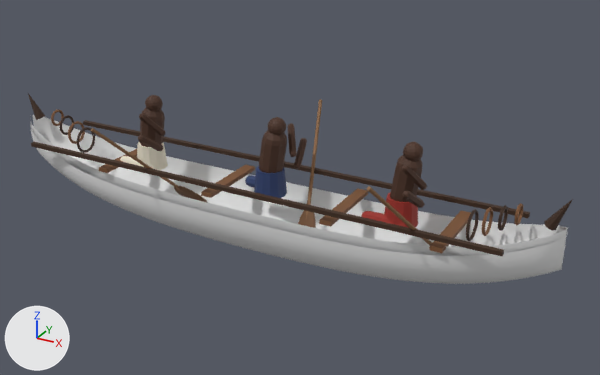
A saved change to the glTF model public/showcase/models/canoe.glb.
Both versions are drawn from a 50 mm lens placed at (4.97, -7.94, 4.58), pointed at (0.48, 0.23, 0.5). The axes (+X, +Y, +Z) are drawn at lower left. The lights are the same throughout. The older version comes first. Where no turn or scale is listed for an object, it has been applied to the vertices. Vertices at exactly the same position are counted once.

The first picture shows 'carving', 'hull', 'paddlers'.
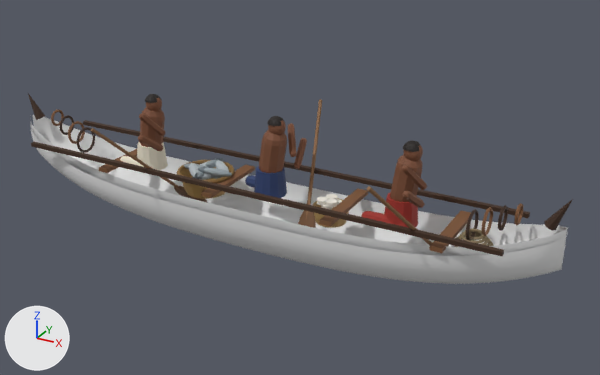
Boxes [x1, y1, x2, y2] around the edits, measured in the pictures (600 x 375 px):
'paddlers', reshaped
    before: [91, 95, 432, 245]
    after: [91, 94, 432, 245]
'cargo', added
    after: [177, 158, 494, 247]
part 1 of me_mesh_2, reshaped
    before: [145, 95, 163, 111]
    after: [145, 94, 162, 111]
part 2 of me_mesh_2, reshaped
    before: [268, 117, 286, 135]
    after: [267, 116, 286, 135]
part 3 of me_mesh_2, reshaped
    before: [403, 142, 423, 161]
    after: [403, 140, 423, 161]
part 4 of me_mesh_2, recoloured
    both: [138, 108, 427, 208]
part 5 of me_mesh_2, recoloured
    both: [138, 108, 427, 228]

Patch to the scene script:
```diff
--- a/public/showcase/models/canoe.glb.py
+++ b/public/showcase/models/canoe.glb.py
@@ mat_material_3 @@
+mat_material_3 = bpy.data.materials.new('Material_3')
+mat_material_3.use_nodes = True; mat_material_3.node_tree.nodes.clear()
+_N = mat_material_3.node_tree.nodes; _L = mat_material_3.node_tree.links
+n0 = _N.new('ShaderNodeBsdfPrincipled'); n0.name = 'Principled BSDF'
+n0.inputs[2].default_value = 0.7  # 'Roughness'
+n1 = _N.new('ShaderNodeOutputMaterial'); n1.name = 'Material Output'
+n2 = _N.new('ShaderNodeVertexColor'); n2.name = 'Color Attribute'
+_L.new(n0.outputs[0], n1.inputs[0])  # 'BSDF' to 'Surface'
+_L.new(n2.outputs[0], n0.inputs[0])  # 'Color' to 'Base Color'
@@ me_mesh_2 @@
 # used by ob_paddlers; location = (0.0, 0.0, 0.0)
-me_mesh_2.from_pydata(...)  # 1380 vertices, 2508 faces; spans x -2.03..2.59, y -1.15..1.15, z -0.13..1.44
+me_mesh_2.from_pydata(...)  # 2061 vertices, 3732 faces; spans x -2.03..2.59, y -1.15..1.15, z -0.13..1.45
+# me_mesh_2 part 1: 32 vertices moved from x -1.6..-1.42, y -0.11..0.11, z 1.23..1.43 to x -1.6..-1.42, y -0.1..0.1, z 1.23..1.43; 74 vertices removed from x -1.56..-1.4, y -0.1..0.1, z 1.22..1.44; 301 vertices added at x -1.61..-1.4, y -0.1..0.1, z 1.16..1.45
+# me_mesh_2 part 2: 32 vertices moved from x 0.2..0.38, y -0.11..0.11, z 1.23..1.43 to x 0.2..0.38, y -0.1..0.1, z 1.23..1.43; 74 vertices removed from x 0.24..0.4, y -0.1..0.1, z 1.22..1.44; 301 vertices added at x 0.19..0.4, y -0.1..0.1, z 1.16..1.45
+# me_mesh_2 part 3: 32 vertices moved from x 1.9..2.08, y -0.11..0.11, z 1.23..1.43 to x 1.9..2.08, y -0.1..0.1, z 1.23..1.43; 74 vertices removed from x 1.94..2.1, y -0.1..0.1, z 1.22..1.44; 301 vertices added at x 1.89..2.1, y -0.1..0.1, z 1.16..1.45
+# me_mesh_2 part 4: 1014 kept faces spanning x -1.73..2.22, y -0.48..0.48, z 0.66..1.43 get new vertex colours; the middle colour goes from brown #4a2e1f to brown #7a4c33
+# me_mesh_2 part 5: 1938 faces spanning x -2.03..2.59, y -1.15..1.15, z -0.13..1.43 switch from mat_material_2 to mat_material_3
@@ me_mesh_2_1 @@
+me_mesh_2_1.from_pydata(...)  # 1502 vertices, 2772 faces; spans x -1.12..2.97, y -0.37..0.44, z 0.29..0.67
+me_mesh_2_1.materials.append(mat_material_2)
@@ ob_cargo @@
+ob_cargo = bpy.data.objects.new('cargo', me_mesh_2_1)
+ob_cargo.location = (0.0, 0.0, 0.0)
```
